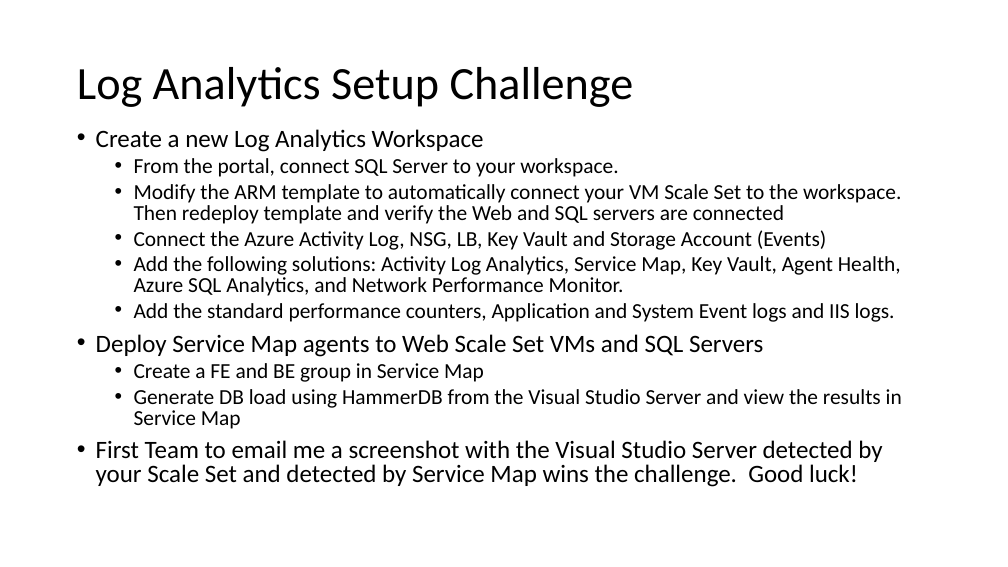
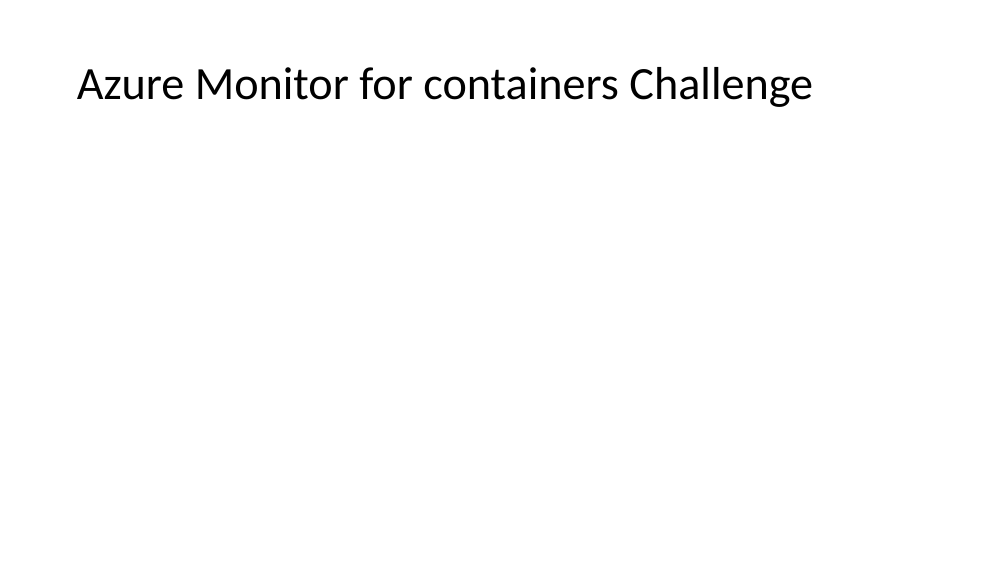
Before and after one commit to rkuehfus/pre-ready-2019-H1, a slide deck: slide 7 of Student/Guides/Challenges.pptx (slide 9 before the commit). Drawn at 1008x567 pixels with LibreOffice and Linux fonts; fonts in the diff are those of the drawing. Boxes give left, top, right and bottom in pixels: in the first picture for what was removed or moved away, otherwise in the second. Text is boxed around its words. In the diff, an @@ line names an element or a change of style, - is before the commit and + after.

```diff
--- a/Student/Guides/Challenges.pptx
+++ b/Student/Guides/Challenges.pptx
@@ title at <box>77,67,813,107</box>: text changed @@
-Log Analytics Setup Challenge
+Azure Monitor for containers Challenge
@@ text removed at <box>96,129,902,487</box> @@
-• Create a new Log Analytics Workspace
-  • From the portal, connect SQL Server to your workspace.
-  • Modify the ARM template to automatically connect your VM Scale Set to the workspace. Then redeploy template and verify the Web and SQL servers are connected
-  • Connect the Azure Activity Log, NSG, LB, Key Vault and Storage Account (Events)
-  • Add the following solutions: Activity Log Analytics, Service Map, Key Vault, Agent Health, Azure SQL Analytics, and Network Performance Monitor.
-  • Add the standard performance counters, Application and System Event logs and IIS logs.
-• Deploy Service Map agents to Web Scale Set VMs and SQL Servers
-  • Create a FE and BE group in Service Map
-  • Generate DB load using HammerDB from the Visual Studio Server and view the results in Service Map
-• First Team to email me a screenshot with the Visual Studio Server detected by your Scale Set and detected by Service Map wins the challenge. Good luck!
```
Also in this commit, not shown: 5 other slides changed, 2 slides removed.
